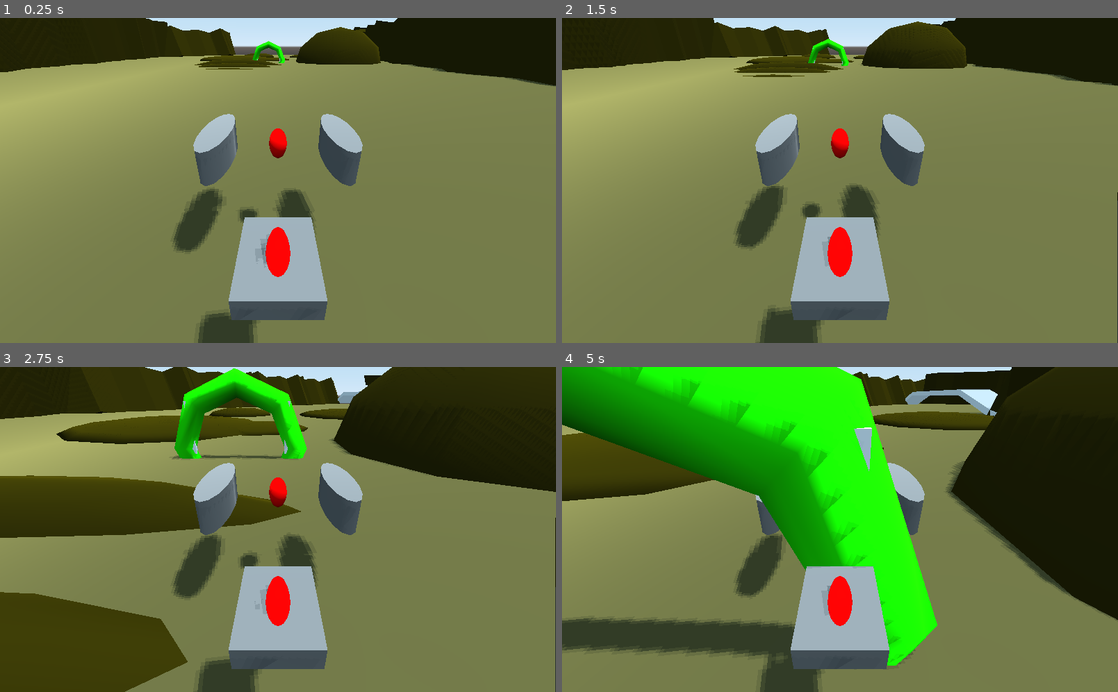
Above: before the commit, frames 1-4 (two rows, left to right).
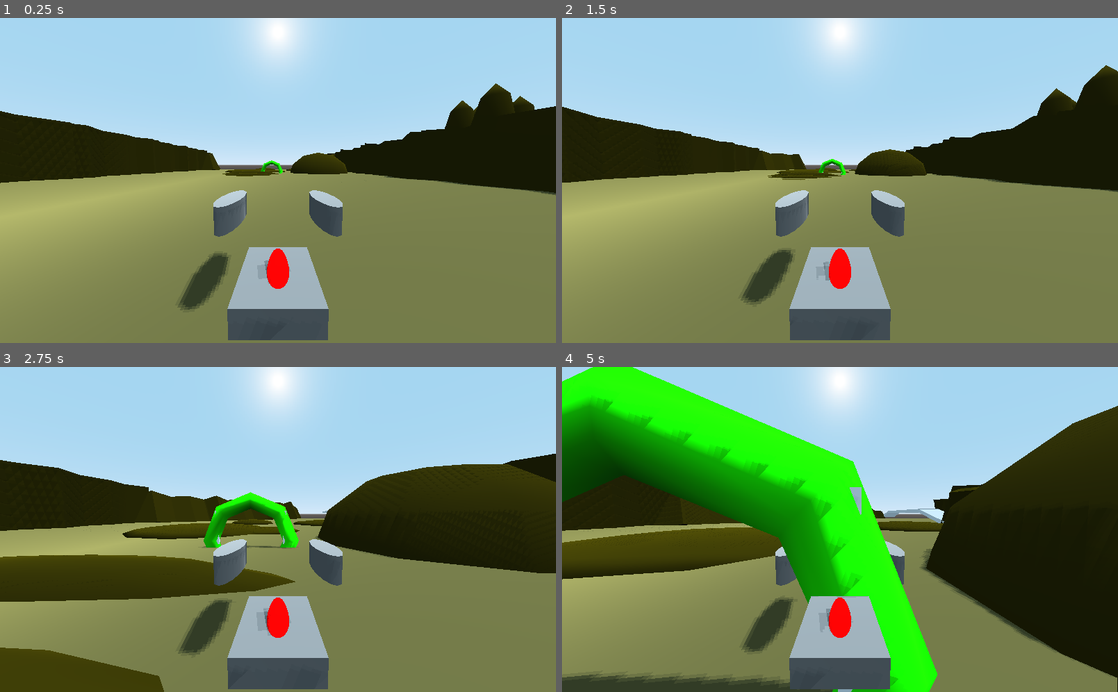
Above: after the commit, the same moments.

Repository: gamkedo-la/aero-junkers
Game: Godot game, scene res://Scenes/Main.tscn
Same seed, same stepped clock (60 frames per second), same inputs: the game is played once before the commit and once after it.
Inputs (mouse positions are in pixels of both pictures, inside the frame that each line leads up to):
- Up to frame 1 (0.25 s): no input
- Up to frame 2 (1.5 s): move the mouse to (867, 180) at 0.52 s; press the mouse at (867, 180) at 0.53 s; hold W (accelerate) from 0.53 s (still down); move the mouse to (812, 180) at 1.27 s; release the mouse at (812, 180) at 1.28 s; click (812, 180) at 1.35 s
- Up to frame 3 (2.75 s): keep holding W (accelerate); move the mouse to (289, 523) at 2.02 s; press the mouse at (289, 523) at 2.03 s
- Up to frame 4 (5 s): keep holding W (accelerate); move the mouse to (834, 536) at 2.77 s; release the mouse at (834, 536) at 2.78 s; click (834, 536) at 2.85 s; move the mouse to (878, 532) at 3.52 s; press the mouse at (878, 532) at 3.53 s; move the mouse to (795, 526) at 4.27 s; release the mouse at (795, 526) at 4.28 s; click (795, 526) at 4.35 s

The runs differ from the first frame. In frame 1, 63% of the frame differs, in the area x 0-100%, y 0-100%; in frame 2, 63%; in frame 3, 70%; in frame 4, 67%.

Commit message:
Update to camera position & FOV again

Diff:
--- a/Scenes/AeroJunker.tscn
+++ b/Scenes/AeroJunker.tscn
@@ -37,7 +37,9 @@
 script = ExtResource( 2 )
 
 [node name="Camera" type="Camera" parent="."]
-transform = Transform( 1, 0, 0, 0, 0.866025, 0.5, 0, -0.5, 0.866025, -1.39877e-06, 2.86603, 7.5 )
+transform = Transform( 1, 0, 0, 0, 0.996195, 0.087156, 0, -0.087156, 0.996195, -1.39877e-06, 1.9001, 7.75882 )
+fov = 85.0
+far = 200.0
 
 [node name="MeshInstance_L_Engine" type="MeshInstance" parent="."]
 transform = Transform( 0.5, 0, 0, 0, 0.5, 0, 0, 0, 2, -2, 0, -3.49692e-07 )
@@ -68,6 +70,7 @@
 
 [node name="Engine_Pos" type="MeshInstance" parent="."]
 transform = Transform( 0.3, -8.7423e-08, 2.18556e-08, 5.24538e-08, 0.5, 3.93402e-07, -1.31134e-08, -3.93402e-07, 0.5, 0, 0, 0 )
+visible = false
 mesh = SubResource( 1 )
 material/0 = SubResource( 2 )
 
